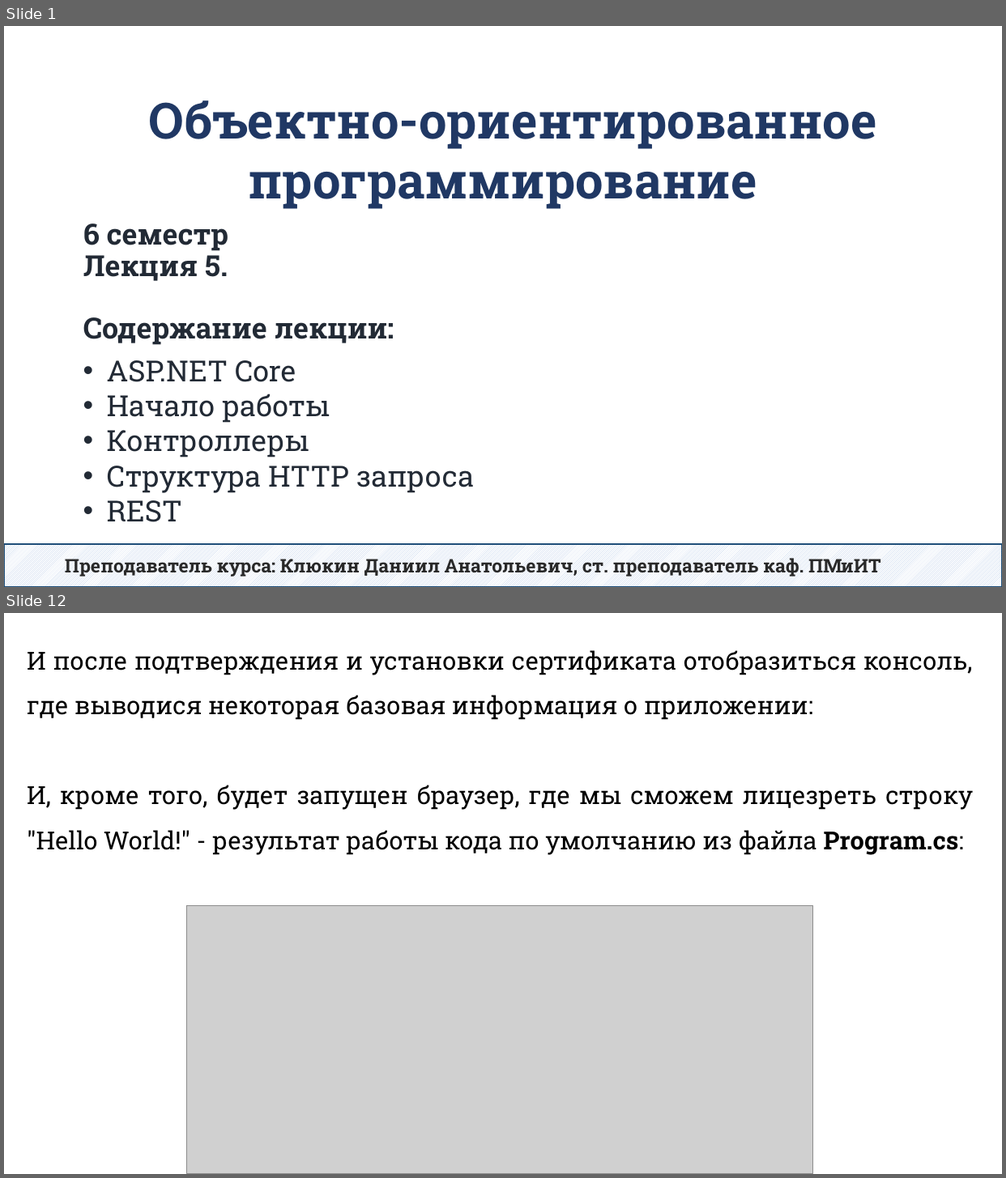
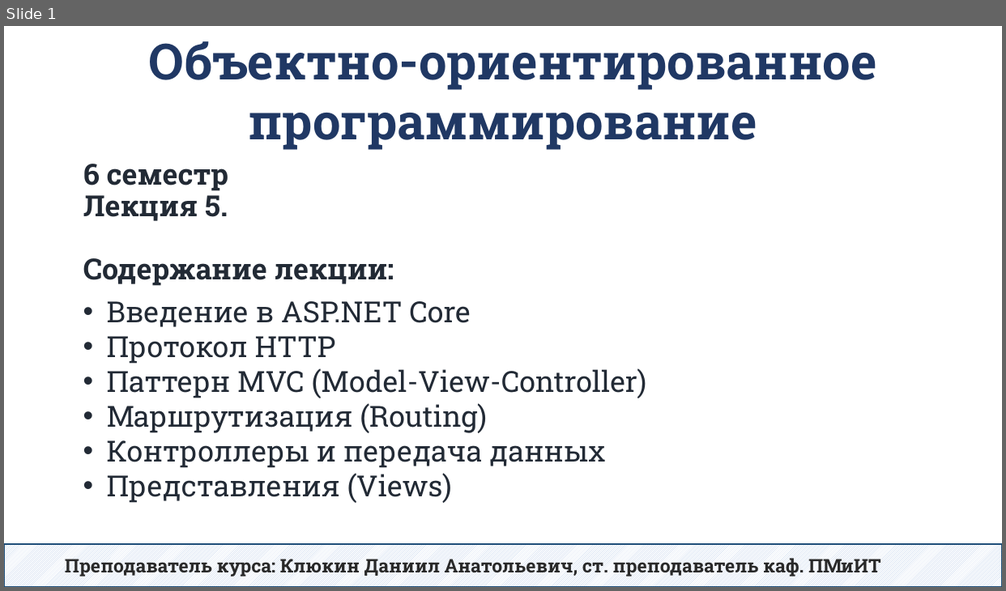
Before and after one commit to DaniilKlyukin/OOP-6, a slide deck: Лекции/ООП 2 лек 5.pptx. Shown one above the other, each under a label of ours: slides 1 and 12 before the commit, slide 1 after it; the slides between them are not shown. The pictures are 1006x1178 and 1006x591 pixels, drawn with LibreOffice and Linux fonts; fonts in the diff are those of the drawing; grey boxes stand for pictures. Boxes give left, top, right and bottom in pixels: in the first picture for what was removed or moved away, otherwise in the second. Text is boxed around its words. In the diff, an @@ line names an element or a change of style, - is before the commit and + after.

```diff
--- a/Лекции/ООП 2 лек 5.pptx
+++ b/Лекции/ООП 2 лек 5.pptx
@@ slide 12 removed at (x1=4, y1=613, x2=1002, y2=1174), background #FFFFFF @@
@@ text removed at (x1=27, y1=650, x2=973, y2=855) @@
-И после подтверждения и установки сертификата отобразиться консоль, где выводися некоторая базовая информация о приложении:
-И, кроме того, будет запущен браузер, где мы сможем лицезреть строку "Hello World!" - результат работы кода по умолчанию из файла Program.cs:
@@ picture removed at (x1=187, y1=906, x2=813, y2=1174) @@
@@ slide 1 changed as well @@
@@ text "Объектно-ориентированное программирование" moved from (x1=149, y1=101, x2=877, y2=209) to (x1=149, y1=41, x2=877, y2=150) @@
@@ title "6 семестр Лекция 5. Содержание ..." moved from (x1=83, y1=224, x2=394, y2=345) to (x1=83, y1=164, x2=394, y2=286) @@
@@ text at (x1=107, y1=301, x2=647, y2=503): text changed @@
-• ASP.NET Core
-• Начало работы
-• Контроллеры
-• Структура HTTP запроса
-• REST
+• Введение в ASP.NET Core
+• Протокол HTTP
+• Паттерн MVC (Model-View-Controller)
+• Маршрутизация (Routing)
+• Контроллеры и передача данных
+• Представления (Views)
```
Also in this commit, not shown: 1 other slide changed, 34 slides added, 49 other slides removed.
